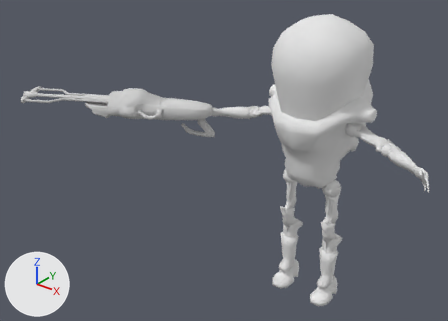
What one commit did to the Blender file Tools/Models/Players/martianwarrior_v_3.blend.
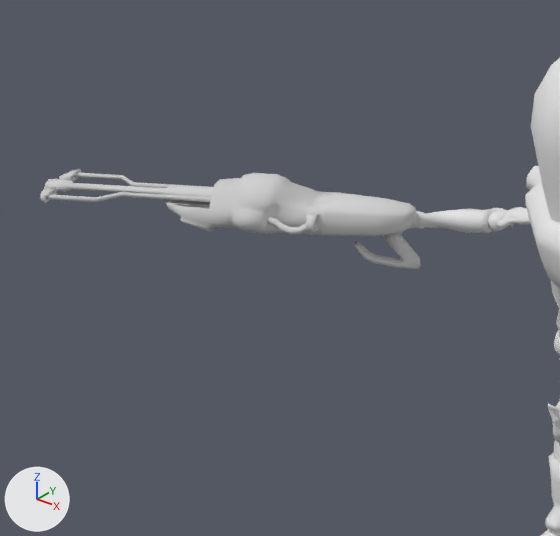
Each version is shown whole from a 50 mm lens placed at (59.0, -89.6, 74.5), pointed at (-17.7, 6.2, 15.0), then close up on the part from 0% to 64% of the width and 0% to 85% of the height. The axes (+X, +Y, +Z) are drawn at lower left. The lights are the same throughout.

Objects in the first close-up: 'Body', 'Helmet', 'newdisruptor'.
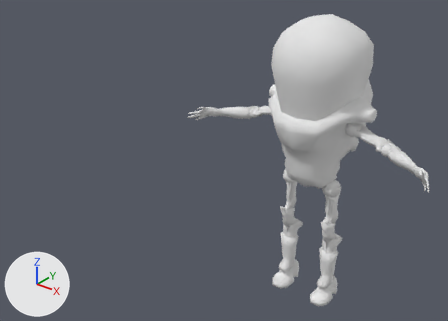
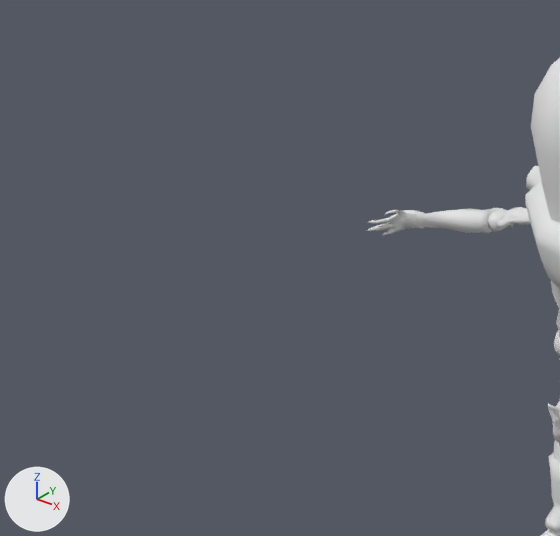
What the commit changed:
Object 'newdisruptor' (ob_newdisruptor) is now hidden.

Where the change shows, as pixel boxes (x1, y1, x2, y2) in the close-ups (560 x 536 px):
'newdisruptor', hidden
    before: (40, 169, 420, 269)
